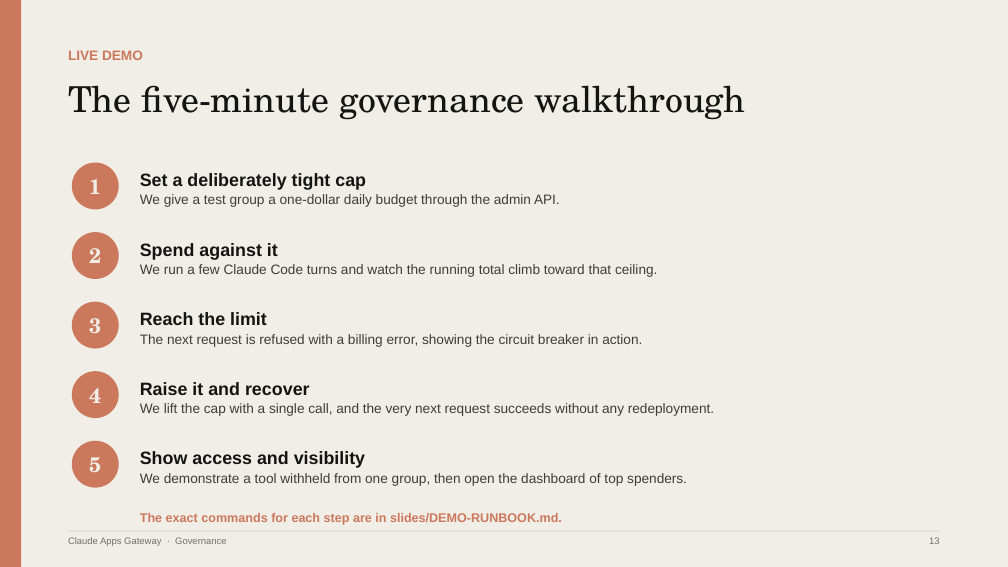
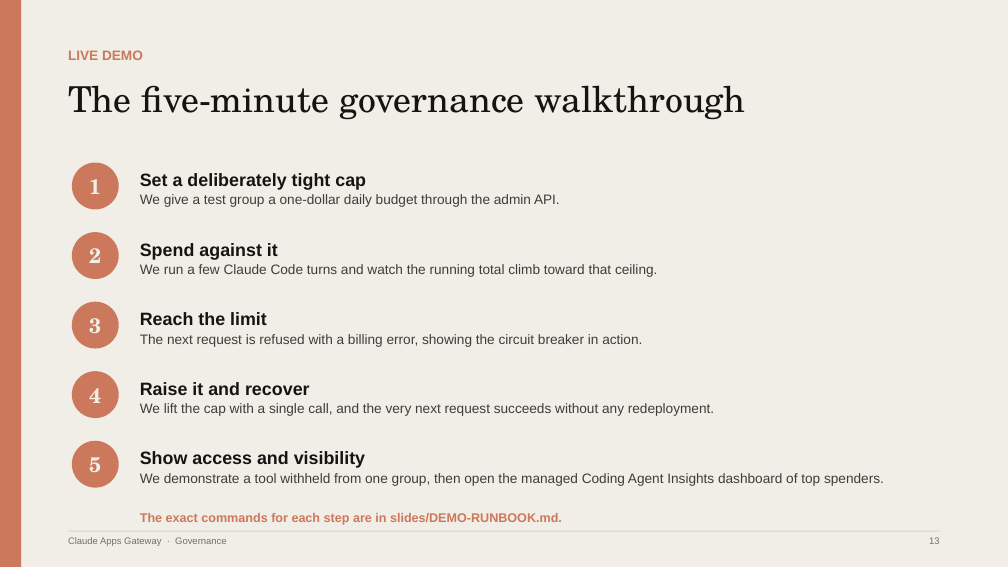
Before and after one commit to jiem-ying/claude-apps-gateway-aws, a slide deck: slide 13 of slides/claude-gateway-governance.pptx. Drawn at 1008x567 pixels with LibreOffice and Linux fonts; fonts in the diff are those of the drawing. Boxes give left, top, right and bottom in pixels: in the first picture for what was removed or moved away, otherwise in the second. Text is boxed around its words. In the diff, an @@ line names an element or a change of style, - is before the commit and + after.

```diff
--- a/slides/claude-gateway-governance.pptx
+++ b/slides/claude-gateway-governance.pptx
@@ text at (x1=140, y1=473, x2=884, y2=486): text changed @@
-We demonstrate a tool withheld from one group, then open the dashboard of top spenders.
+We demonstrate a tool withheld from one group, then open the managed Coding Agent Insights dashboard of top spenders.
```
Also in this commit, not shown: 3 other slides changed, 12 other files.
